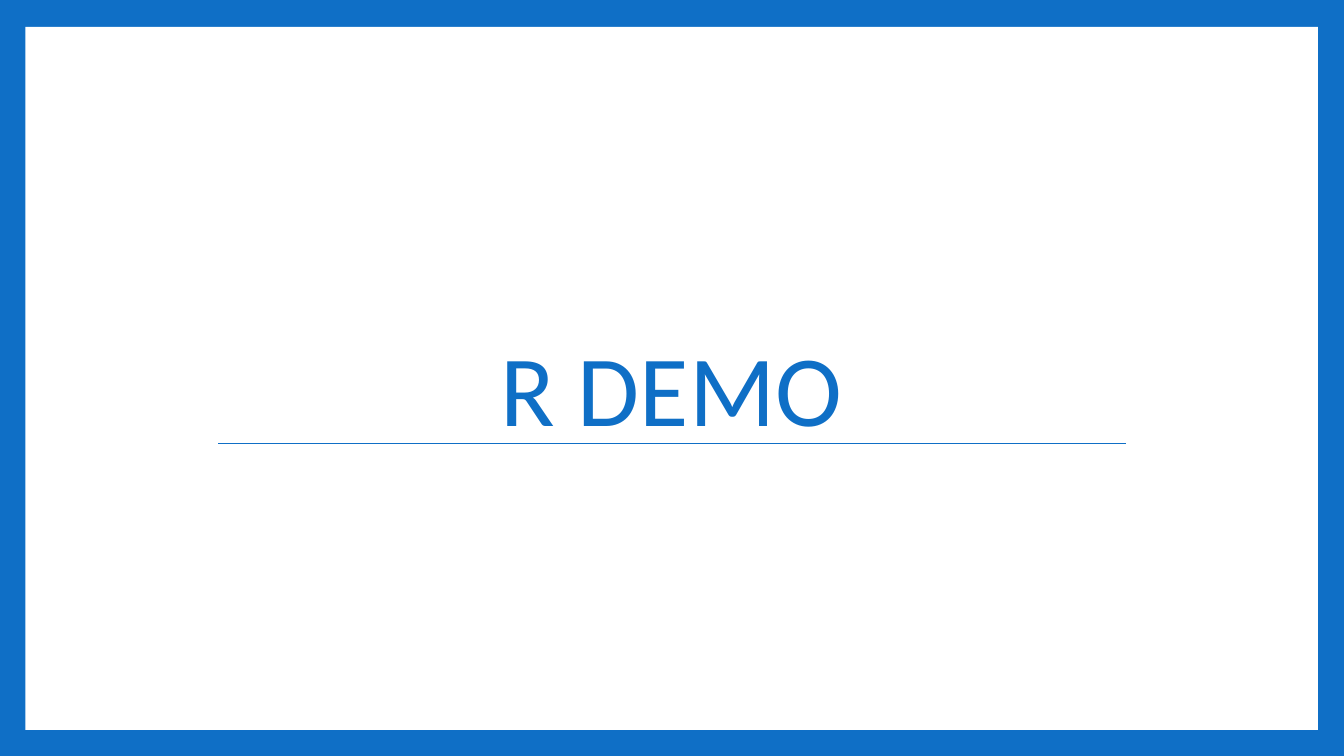
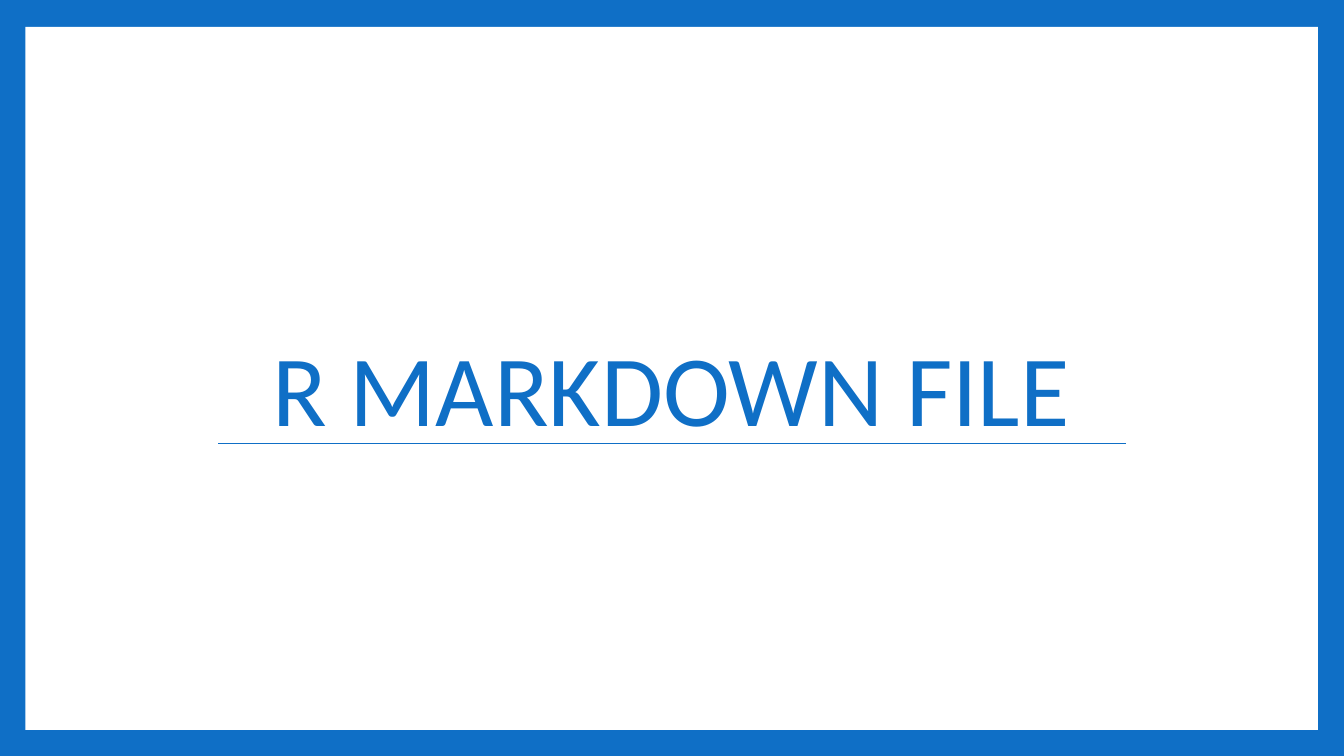
Before and after one commit to RandiLGarcia/smith-r-workshop, a slide deck: slide 30 of docs/Day 3 Slides.pptx (slide 63 before the commit). Drawn at 1344x756 pixels with LibreOffice and Linux fonts; fonts in the diff are those of the drawing. Boxes give left, top, right and bottom in pixels: in the first picture for what was removed or moved away, otherwise in the second. Text is boxed around its words. In the diff, an @@ line names an element or a change of style, - is before the commit and + after.

```diff
--- a/docs/Day 3 Slides.pptx
+++ b/docs/Day 3 Slides.pptx
@@ title at <box>272,360,1069,444</box>: text changed @@
-R DEMO
+R MARKDOWN FILE
```
Also in this commit, not shown: 1 other slide changed, 23 slides added, 60 slides removed, 33 other files.
